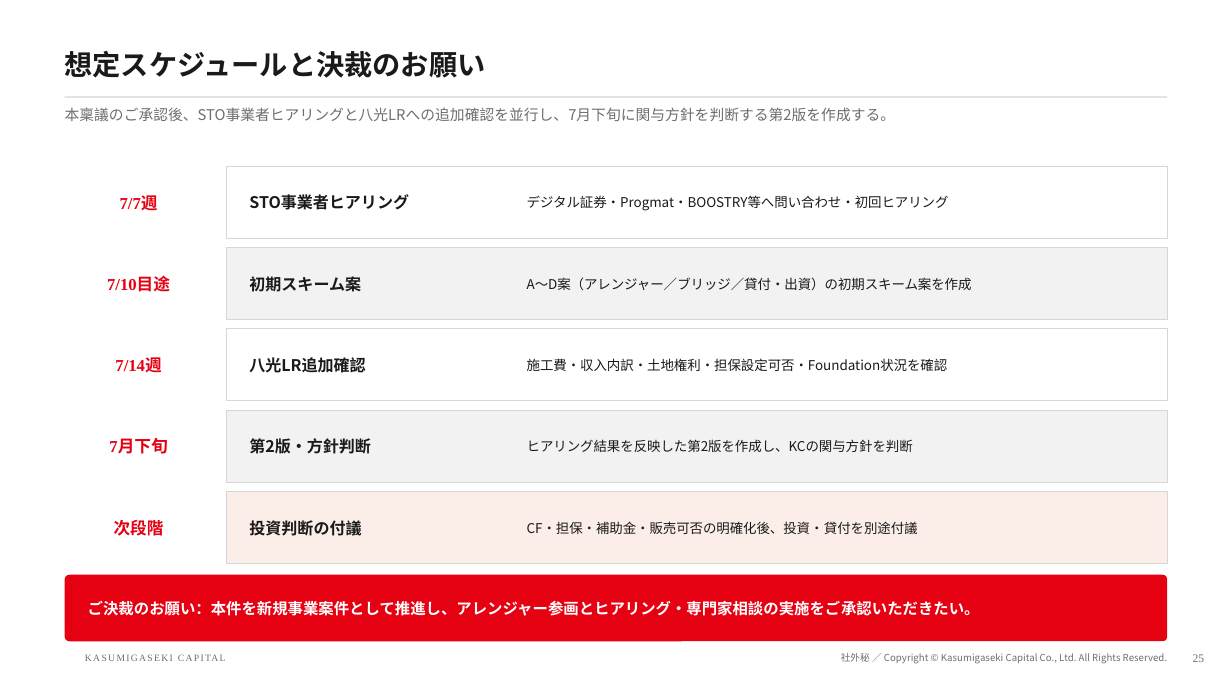
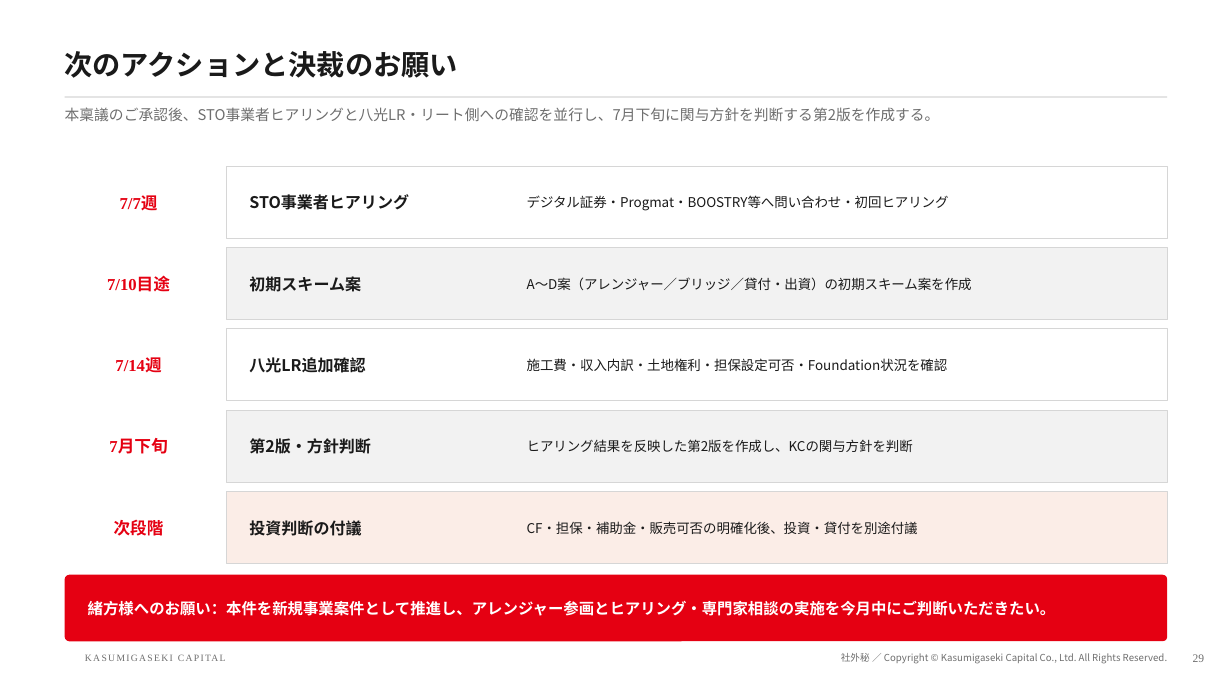
Before and after one commit to Kanta02cer/hotel-simulation, a slide deck: slide 29 of slides/nlcs-kobe-sto/NLCS神戸STO_KC参画稟議.pptx (slide 25 before the commit). Drawn at 1232x693 pixels with LibreOffice and Linux fonts; fonts in the diff are those of the drawing; background and template pictures are left out. Boxes give left, top, right and bottom in pixels: in the first picture for what was removed or moved away, otherwise in the second. Text is boxed around its words. In the diff, an @@ line names an element or a change of style, - is before the commit and + after.

```diff
--- a/slides/nlcs-kobe-sto/NLCS神戸STO_KC参画稟議.pptx
+++ b/slides/nlcs-kobe-sto/NLCS神戸STO_KC参画稟議.pptx
@@ text at [65,51,458,78]: text changed @@
-想定スケジュールと決裁のお願い
+次のアクションと決裁のお願い
@@ text at [65,107,940,121]: text changed @@
-本稟議のご承認後、STO事業者ヒアリングと八光LRへの追加確認を並行し、7月下旬に関与方針を判断する第2版を作成する。
+本稟議のご承認後、STO事業者ヒアリングと八光LR・リート側への確認を並行し、7月下旬に関与方針を判断する第2版を作成する。
@@ text at [88,601,1056,616]: text changed @@
-ご決裁のお願い：本件を新規事業案件として推進し、アレンジャー参画とヒアリング・専門家相談の実施をご承認いただきたい。
+緒方様へのお願い：本件を新規事業案件として推進し、アレンジャー参画とヒアリング・専門家相談の実施を今月中にご判断いただきたい。
@@ text at [1193,654,1205,662]: text changed @@
-25
+29
```
Also in this commit, not shown: 15 other slides changed, 4 slides added, 1 other file.
